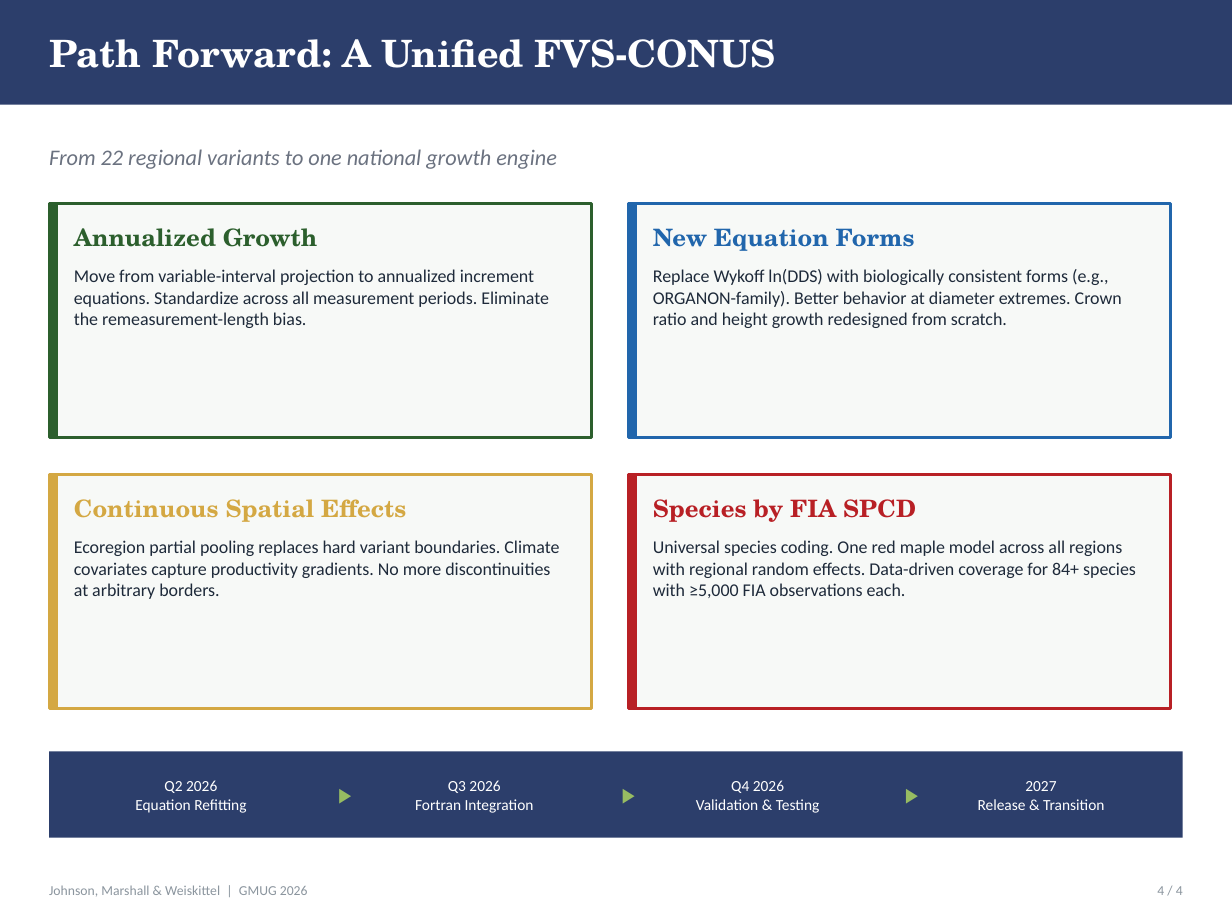
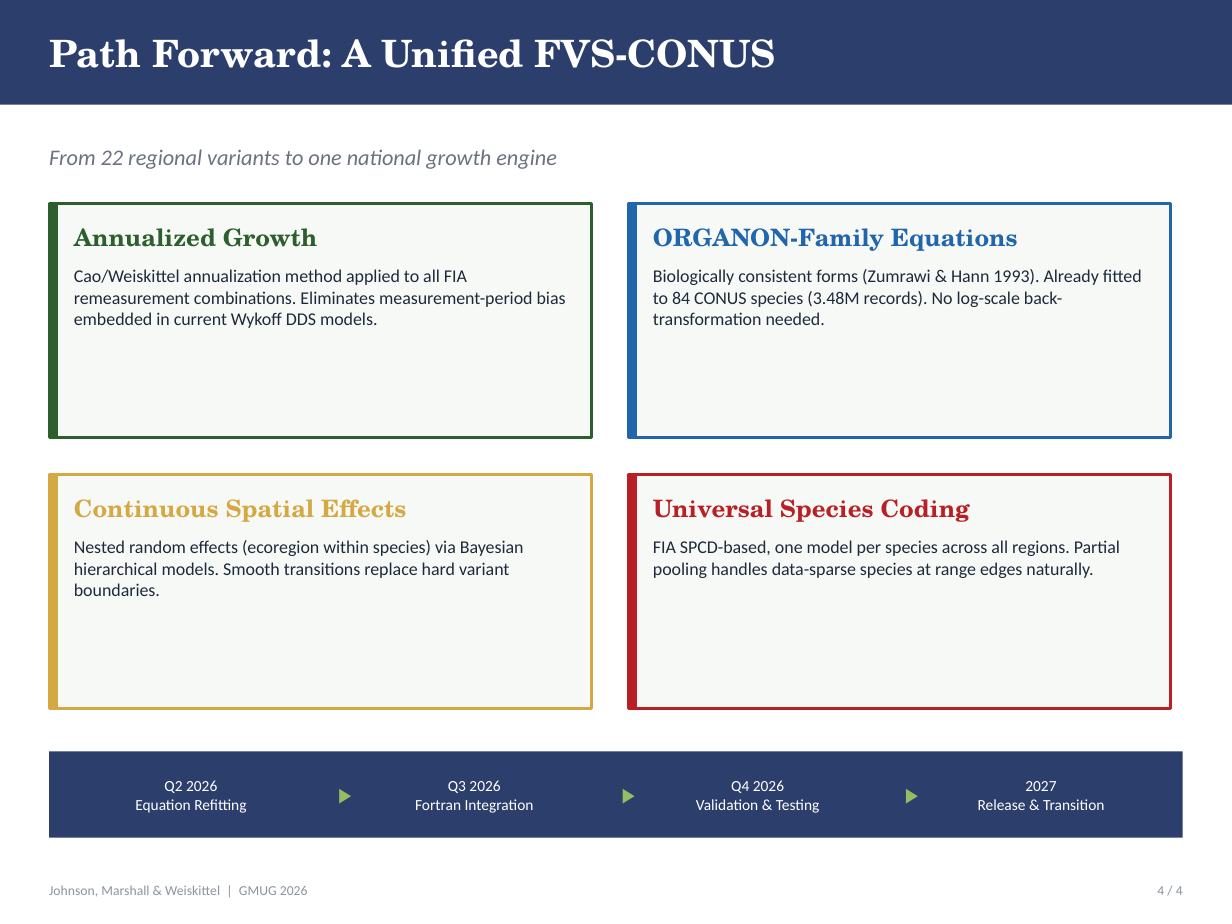
Before and after one commit to holoros/fvs-modern, a slide deck: slide 4 of calibration/slides/gmug_aaron_slides.pptx. Drawn at 1232x924 pixels with LibreOffice and Linux fonts; fonts in the diff are those of the drawing. Boxes give left, top, right and bottom in pixels: in the first picture for what was removed or moved away, otherwise in the second. Text is boxed around its words. In the diff, an @@ line names an element or a change of style, - is before the commit and + after.

```diff
--- a/calibration/slides/gmug_aaron_slides.pptx
+++ b/calibration/slides/gmug_aaron_slides.pptx
@@ text at [653, 228, 1018, 251]: text changed @@
-New Equation Forms
+ORGANON-Family Equations
@@ text at [74, 269, 566, 328]: text changed @@
-Move from variable-interval projection to annualized increment equations. Standardize across all measurement periods. Eliminate the remeasurement-length bias.
+Cao/Weiskittel annualization method applied to all FIA remeasurement combinations. Eliminates measurement-period bias embedded in current Wykoff DDS models.
@@ text at [653, 269, 1142, 325]: text changed @@
-Replace Wykoff ln(DDS) with biologically consistent forms (e.g., ORGANON-family). Better behavior at diameter extremes. Crown ratio and height growth redesigned from scratch.
+Biologically consistent forms (Zumrawi & Hann 1993). Already fitted to 84 CONUS species (3.48M records). No log-scale back-transformation needed.
@@ text at [653, 499, 970, 522]: text changed @@
-Species by FIA SPCD
+Universal Species Coding
@@ text at [74, 540, 524, 596]: text changed @@
-Ecoregion partial pooling replaces hard variant boundaries. Climate covariates capture productivity gradients. No more discontinuities at arbitrary borders.
+Nested random effects (ecoregion within species) via Bayesian hierarchical models. Smooth transitions replace hard variant boundaries.
@@ text at [653, 540, 1120, 578]: text changed @@
-Universal species coding. One red maple model across all regions with regional random effects. Data-driven coverage for 84+ species with ≥5,000 FIA observations each.
+FIA SPCD-based, one model per species across all regions. Partial pooling handles data-sparse species at range edges naturally.
```
Also in this commit, not shown: 2 other slides changed, 8 other files.
